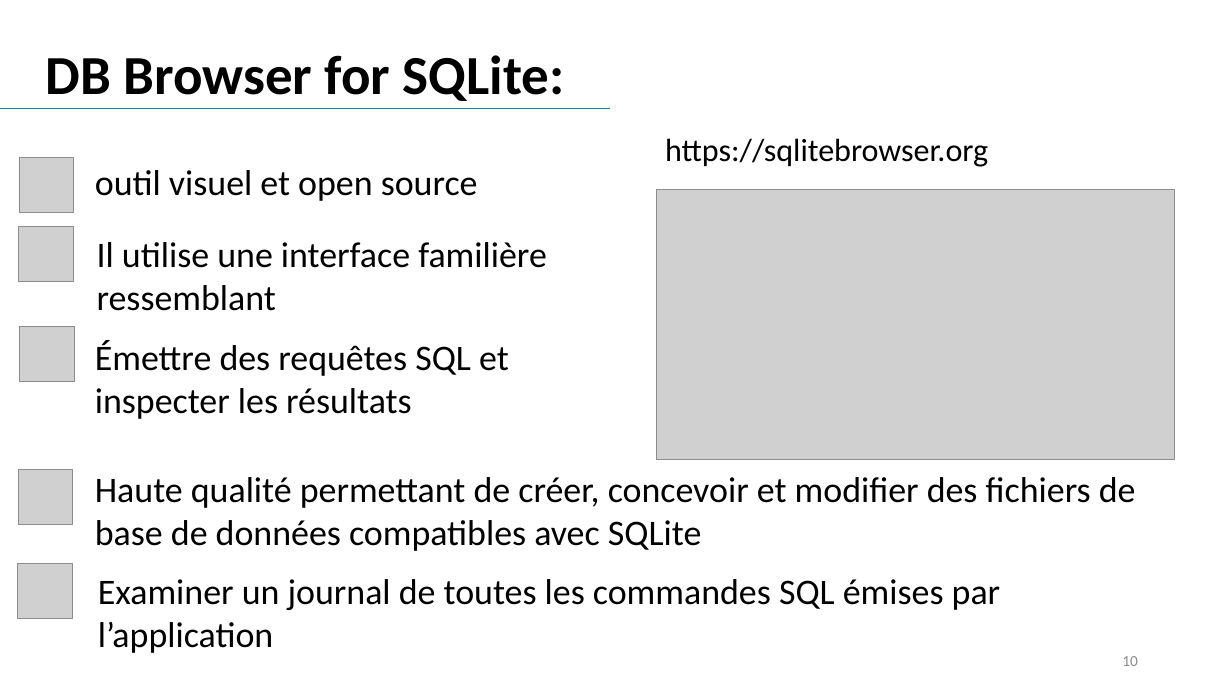
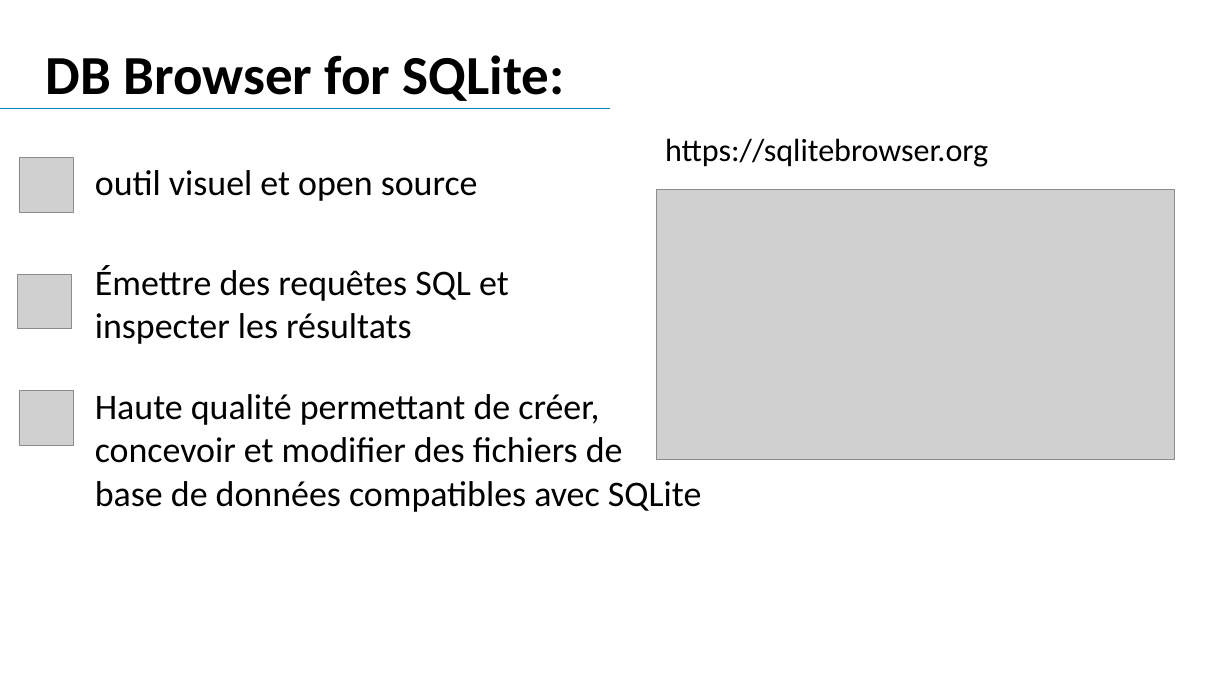
Before and after one commit to web-ai-master/academic-projects, a slide deck: slide 10 of Architecture SGBD/Project/presentation/Presentation-projet-SQLite.pptx. Drawn at 1232x693 pixels with LibreOffice and Linux fonts; fonts in the diff are those of the drawing; grey boxes stand for pictures. Boxes give left, top, right and bottom in pixels: in the first picture for what was removed or moved away, otherwise in the second. Text is boxed around its words. In the diff, an @@ line names an element or a change of style, - is before the commit and + after.

```diff
--- a/Architecture SGBD/Project/presentation/Presentation-projet-SQLite.pptx
+++ b/Architecture SGBD/Project/presentation/Presentation-projet-SQLite.pptx
@@ picture removed at box(18, 227, 73, 282) @@
@@ text "Émettre des requêtes SQL et ...": place and size @@
-text "Émettre des requêtes SQL et ..." at box(95, 340, 509, 419)
+text "Émettre des requêtes SQL et ..." at box(95, 266, 509, 344)
@@ text removed at box(97, 242, 547, 311) @@
-Il utilise une interface familière ressemblant
@@ picture: place and size @@
-picture at box(19, 327, 74, 382)
+picture at box(18, 274, 72, 329)
@@ picture: place and size @@
-picture at box(18, 470, 73, 524)
+picture at box(19, 391, 74, 445)
@@ text at box(95, 394, 701, 512): text changed @@
-Haute qualité permettant de créer, concevoir et modifier des fichiers de base de données compatibles avec SQLite
+Haute qualité permettant de créer,
+concevoir et modifier des fichiers de
+base de données compatibles avec SQLite
@@ picture removed at box(18, 564, 72, 618) @@
@@ text removed at box(98, 579, 1001, 653) @@
-Examiner un journal de toutes les commandes SQL émises par l’application
@@ page number removed at box(1122, 656, 1138, 666) @@
-10
```
Also in this commit, not shown: 53 other slides changed, 1 slide added, 1 slide removed, 19 other files.
